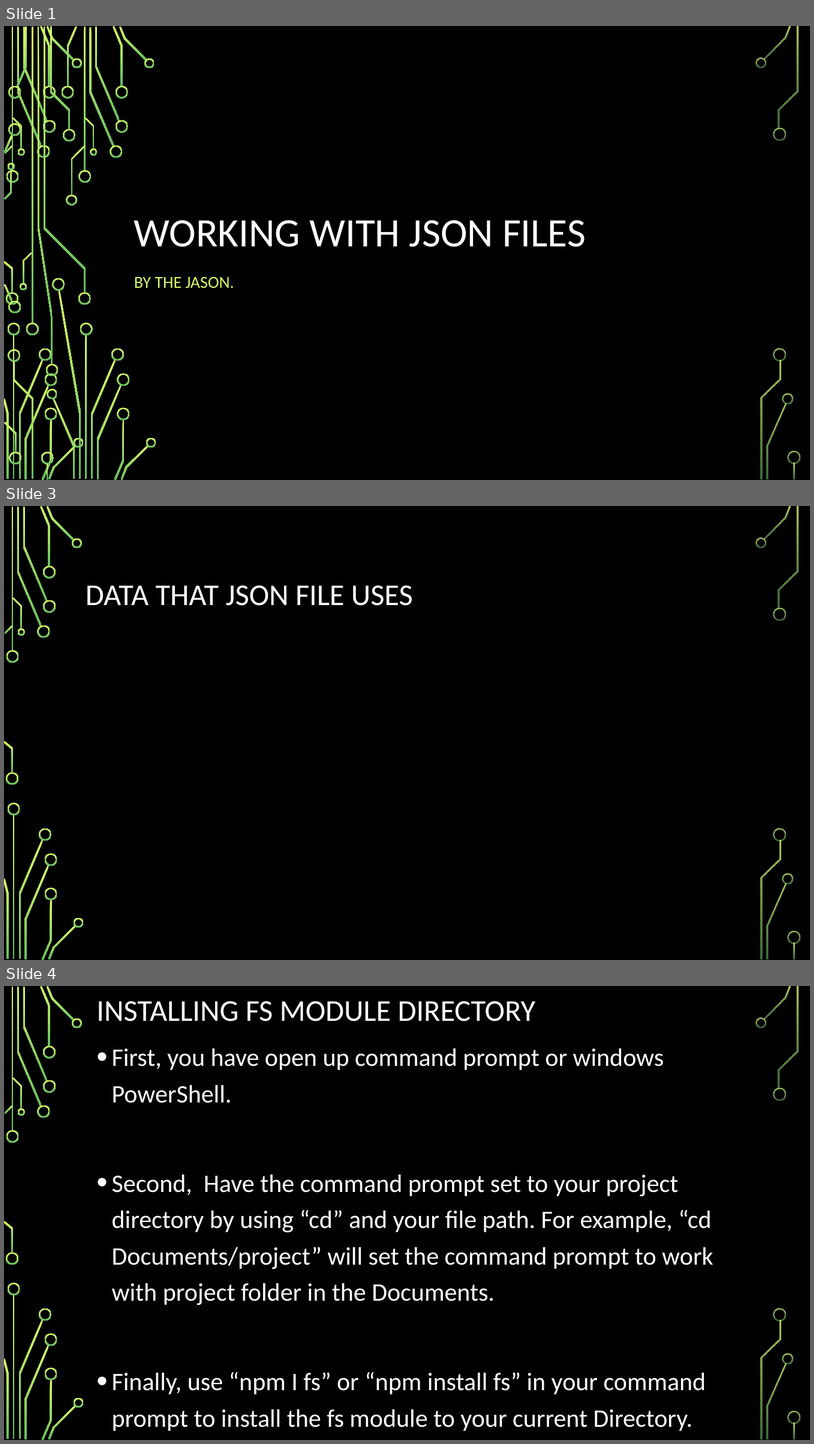
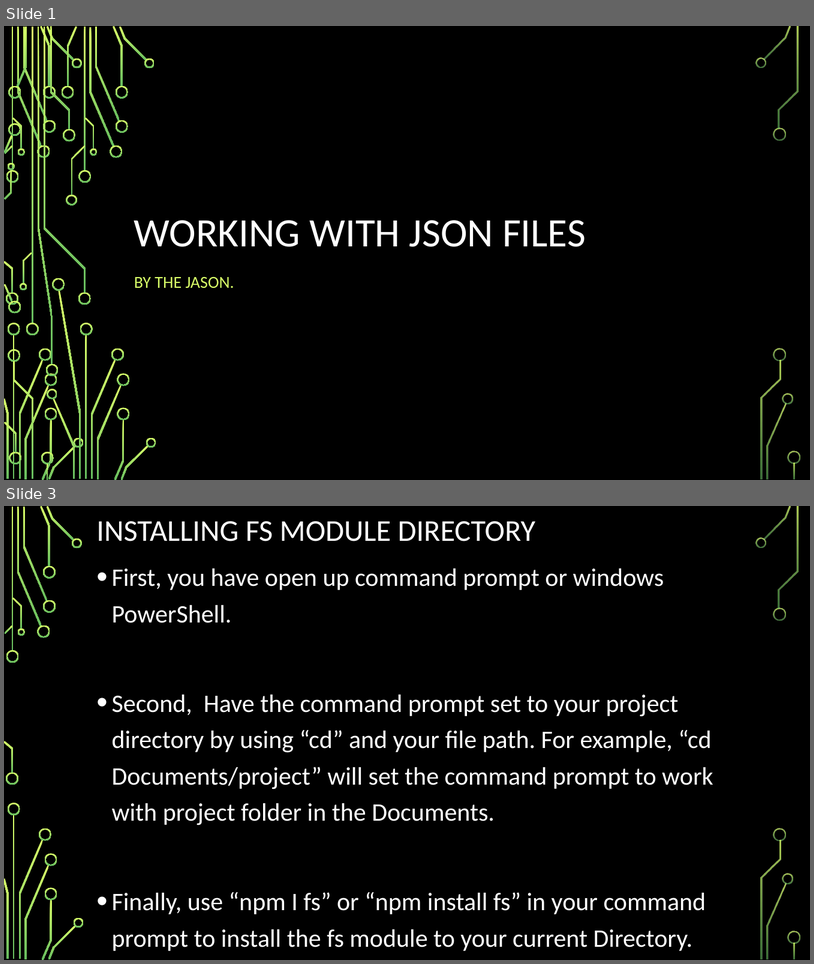
Before and after one commit to csmith1188/docpacs2122, a slide deck: docpac_mar18/JasonLara/WORKING WITH JSON FILES.pptx. Shown one above the other, each under a label of ours: slides 1, 3 and 4 before the commit, slides 1 and 3 after it; the slides between them are not shown. The pictures are 814x1444 and 814x964 pixels, drawn with LibreOffice and Linux fonts; fonts in the diff are those of the drawing; background and template pictures are left out. Boxes give left, top, right and bottom in pixels: in the first picture for what was removed or moved away, otherwise in the second. Text is boxed around its words. In the diff, an @@ line names an element or a change of style, - is before the commit and + after.

```diff
--- a/docpac_mar18/JasonLara/WORKING WITH JSON FILES.pptx
+++ b/docpac_mar18/JasonLara/WORKING WITH JSON FILES.pptx
@@ slide 3 removed at (4, 506, 810, 960), background picture (left out); not listed: 36 template elements that a slide beside it also shows @@
@@ title removed at (86, 585, 413, 606) @@
-DATA THAT JSON FILE USES
@@ what was slide 4 is now slide 3 @@
```
Also in this commit, not shown: 2 slides changed, 1 slide added.
